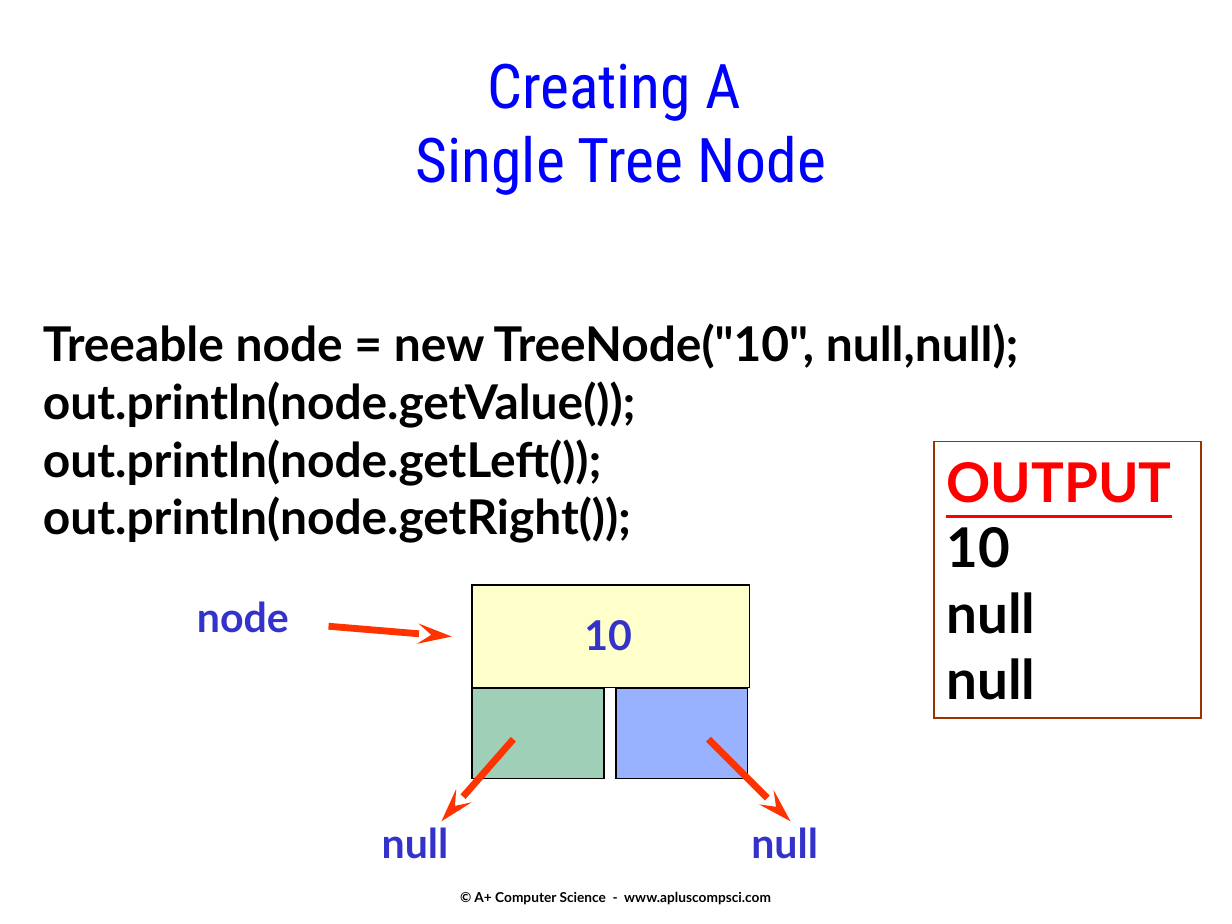
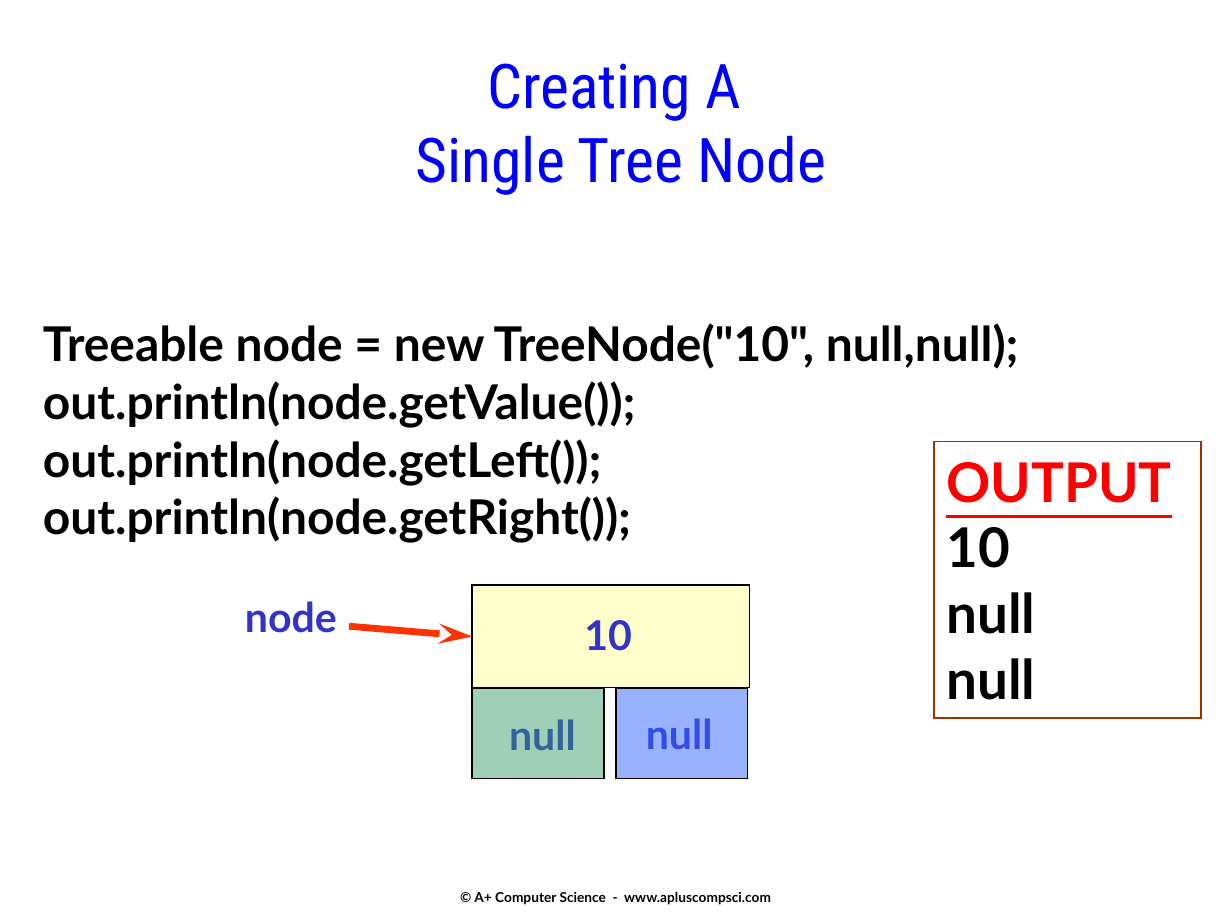
Before and after one commit to Cy-FairCS/cs3, a slide deck: slide 7 of u08a_binaryTrees/notes/_c - Implementing the BST class.pptx. Drawn at 1232x924 pixels with LibreOffice and Linux fonts; fonts in the diff are those of the drawing. Boxes give left, top, right and bottom in pixels: in the first picture for what was removed or moved away, otherwise in the second. Text is boxed around its words. In the diff, an @@ line names an element or a change of style, - is before the commit and + after.

```diff
--- a/u08a_binaryTrees/notes/_c - Implementing the BST class.pptx
+++ b/u08a_binaryTrees/notes/_c - Implementing the BST class.pptx
@@ text "node": place and size @@
-text "node" at (197, 601, 289, 633)
+text "node" at (245, 601, 337, 633)
@@ text "node" at (245, 601, 337, 633): alignment left to right @@
@@ arrow moved from (329, 626) - (452, 637) to (349, 626) - (472, 637) @@
@@ text "null": place and size @@
-text "null" at (382, 827, 449, 859)
+text "null" at (509, 719, 576, 750)
@@ text "null" at (509, 719, 576, 750): alignment left to centre @@
@@ text "null" at (646, 718, 713, 749): alignment left to centre @@
@@ text "null": place and size @@
-text "null" at (751, 827, 818, 859)
+text "null" at (646, 718, 713, 749)
@@ arrow removed from (514, 739) to (441, 822) @@
@@ arrow removed from (708, 739) to (791, 822) @@
```
Also in this commit, not shown: 2 other slides changed, 4 other files.
